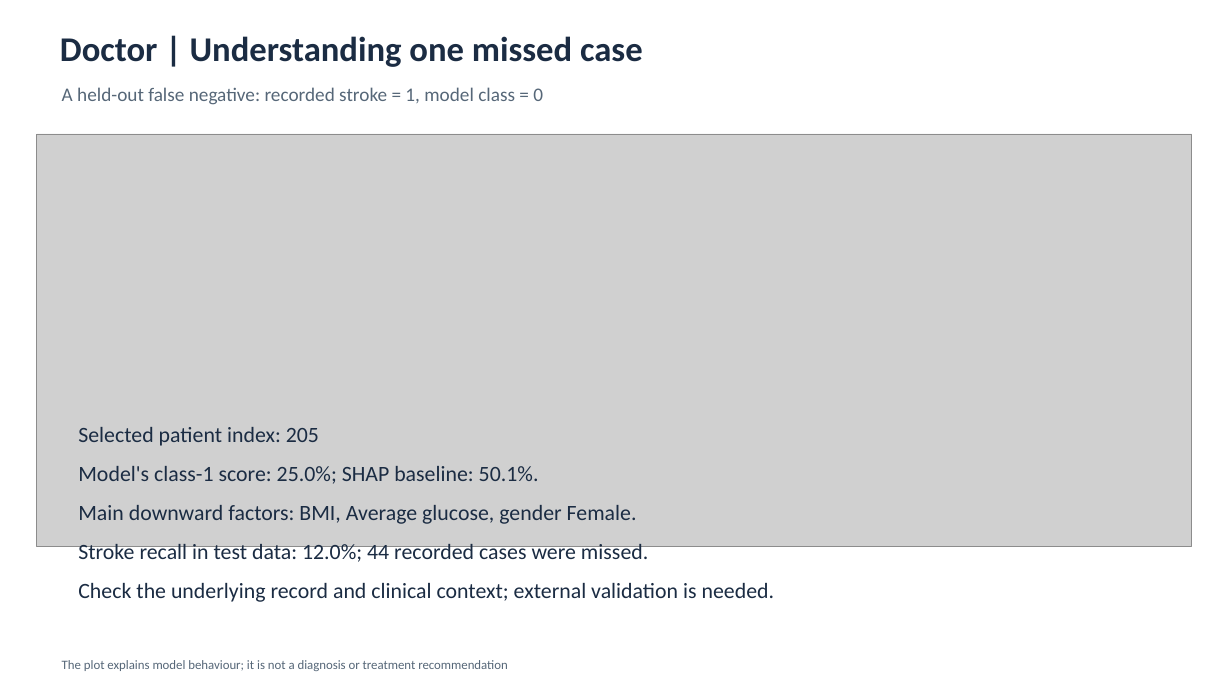
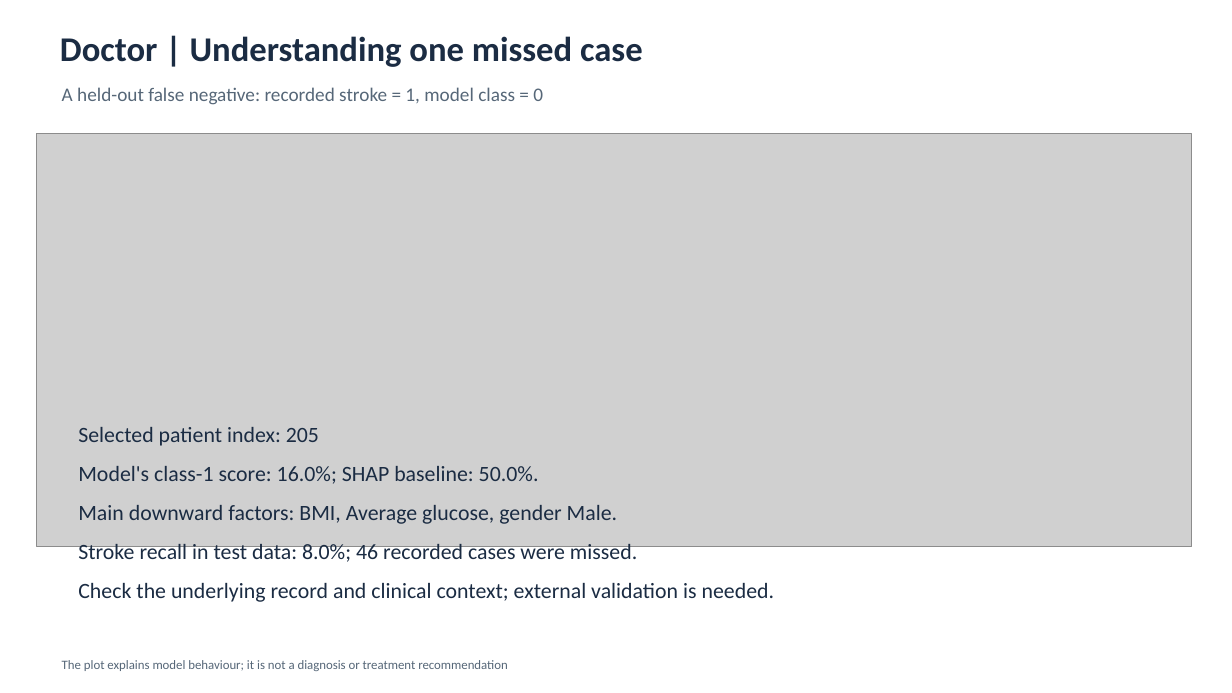
Before and after one commit to ChristineFJT/XAI_Stroke_Classification_SHAP, a slide deck: slide 2 of XAI_Stroke_Classification_SHAP/output/Task5_Three_Audience_Slides_Draft.pptx. Drawn at 1232x693 pixels with LibreOffice and Linux fonts; fonts in the diff are those of the drawing; grey boxes stand for pictures. Boxes give left, top, right and bottom in pixels: in the first picture for what was removed or moved away, otherwise in the second. Text is boxed around its words. In the diff, an @@ line names an element or a change of style, - is before the commit and + after.

```diff
--- a/XAI_Stroke_Classification_SHAP/output/Task5_Three_Audience_Slides_Draft.pptx
+++ b/XAI_Stroke_Classification_SHAP/output/Task5_Three_Audience_Slides_Draft.pptx
@@ text at [78,466,637,565]: text changed @@
-Model's class-1 score: 25.0%; SHAP baseline: 50.1%.
-Main downward factors: BMI, Average glucose, gender Female.
-Stroke recall in test data: 12.0%; 44 recorded cases were missed.
+Model's class-1 score: 16.0%; SHAP baseline: 50.0%.
+Main downward factors: BMI, Average glucose, gender Male.
+Stroke recall in test data: 8.0%; 46 recorded cases were missed.
```
Also in this commit, not shown: 1 other slide changed, 11 other files.
